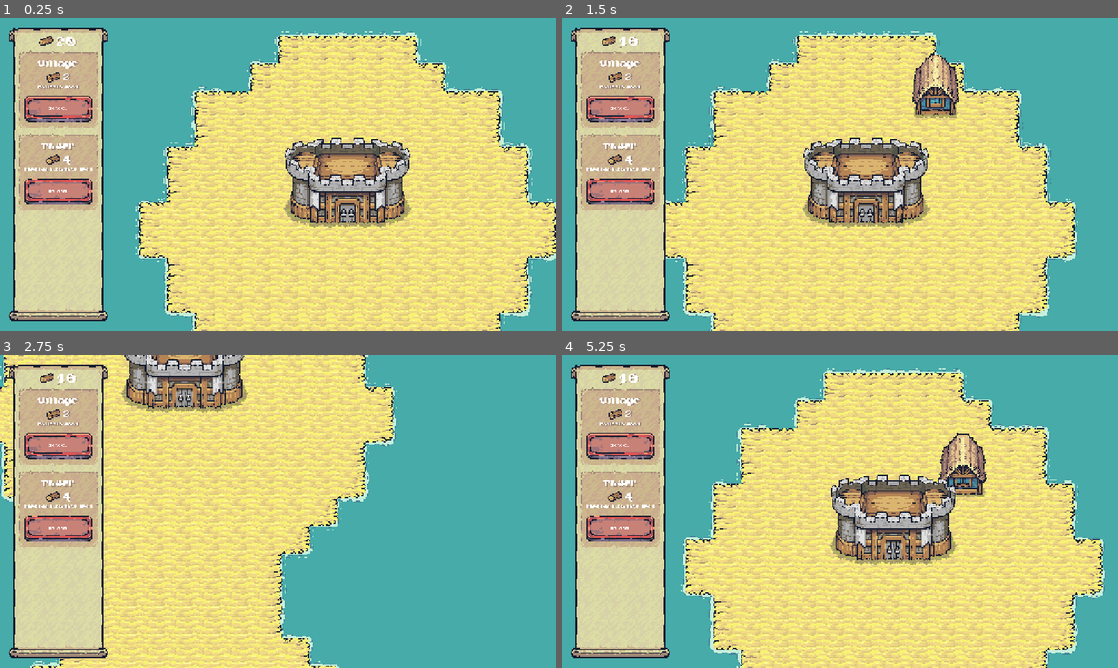
Above: before the commit, frames 1-4 (two rows, left to right).
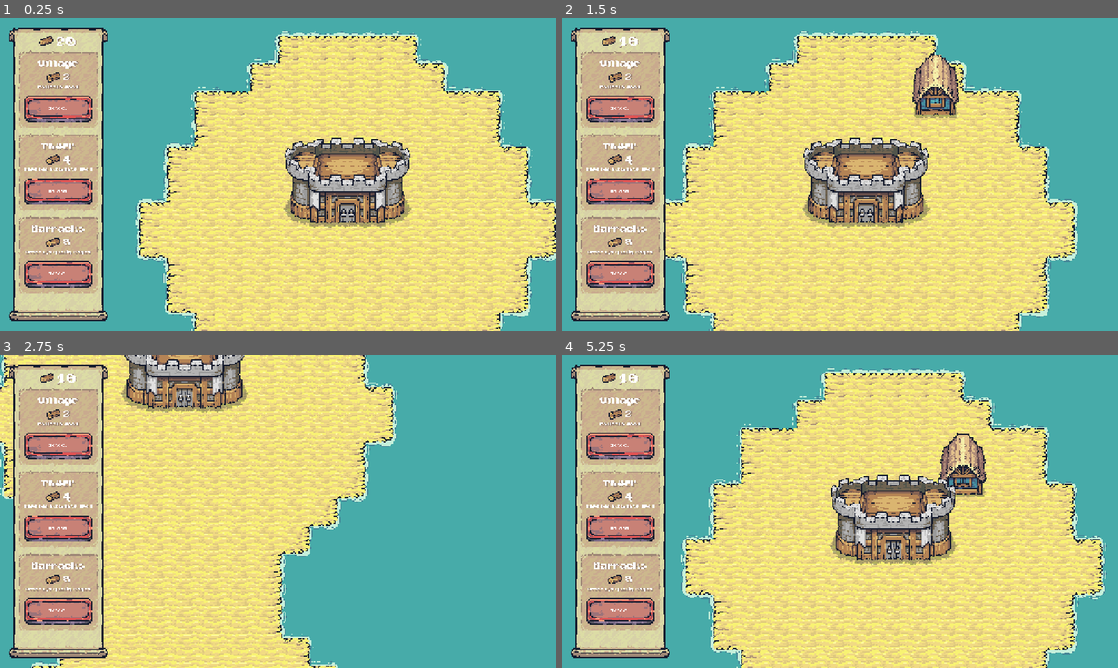
Above: after the commit, the same moments.

Repository: fkemeh18/grid-demo
Game: Godot game, scene res://Scenes/Levels/level_100.tscn
Two runs of this game, one before a commit and one after it. Both use one fixed random seed, a clock stepped at 60 frames per second and the inputs below. This scene is started directly instead of the project's main scene.
Inputs (mouse positions are in pixels of both pictures, inside the frame that each line leads up to):
- Up to frame 1 (0.25 s): no input
- Up to frame 2 (1.5 s): click "Select" at 0.5 s; move the mouse to (962, 158) at 1.27 s; hold D (pan_right) from 1.28 s (still down); click (962, 158) at 1.35 s
- Up to frame 3 (2.75 s): move the mouse to (166, 527) at 2.02 s; release D (pan_right) at 2.03 s; hold S (pan_down) from 2.03 s (still down); click (166, 527) at 2.1 s
- Up to frame 4 (5.25 s): move the mouse to (895, 442) at 2.77 s; release S (pan_down) at 2.78 s; hold D (pan_right) 2.78-3.53 s; click (895, 442) at 2.85 s; move the mouse to (812, 574) at 3.52 s; hold W (pan_up) 3.53-4.28 s; click (812, 574) at 3.6 s; move the mouse to (1006, 558) at 4.27 s; hold A (pan_left) from 4.28 s (still down); click (1006, 558) at 4.35 s; move the mouse to (673, 464) at 5.02 s; click (673, 464) at 5.1 s

The runs differ from the first frame. In frame 1, 4.4% of the frame differs, in the area x 3-100%, y 4-100%; in frame 2, 4.4%; in frame 3, 4.0%; in frame 4, 4.4%.

Commit message:
Barracks Update
In addition to the barracks being added to the game, the functionality of the highlight tile map layer has been updated to portray the area that the barracks affects. This causes the goblin camps to be highlighted, while not highlighting other established buildings, as well as allowing only the barracks to be built in goblin camp territory.

Diff:
--- /dev/null
+++ b/Resources/Custom/Buildings/barracks.tres
@@ -0,0 +1,16 @@
+[gd_resource type="Resource" script_class="BuildingResource" format=3 uid="uid://du3quw2oslebn"]
+
+[ext_resource type="PackedScene" uid="uid://bwhnt8yi48gc7" path="res://Scenes/Buildings/barracks.tscn" id="1_48ymp"]
+[ext_resource type="Script" uid="uid://dj3x22bpxcd2v" path="res://Scripts/ResourceScripts/Buildings/building_resource.gd" id="1_espqw"]
+[ext_resource type="PackedScene" uid="uid://7notxvt14s7l" path="res://Scenes/Buildings/Sprites/barracks_sprite.tscn" id="3_6ctis"]
+
+[resource]
+script = ExtResource("1_espqw")
+display_name = "Barracks"
+description = "Destroys goblin camps"
+dimensions = Vector2i(5, 2)
+attack_radius = 4
+resource_cost = 8
+building_scene = ExtResource("1_48ymp")
+sprite_scene = ExtResource("3_6ctis")
+metadata/_custom_type_script = "uid://dj3x22bpxcd2v"
--- /dev/null
+++ b/Scenes/Buildings/Sprites/barracks_sprite.tscn
@@ -0,0 +1,9 @@
+[gd_scene format=3 uid="uid://7notxvt14s7l"]
+
+[ext_resource type="Texture2D" uid="uid://kvnwl2j0x8bn" path="res://Assets/Buildings/Castle_Blue.png" id="1_n6kct"]
+
+[node name="BarracksSprite" type="Sprite2D" unique_id=476051895]
+position = Vector2(160, 96)
+texture = ExtResource("1_n6kct")
+centered = false
+offset = Vector2(-160, -224)
--- /dev/null
+++ b/Scenes/Buildings/barracks.tscn
@@ -0,0 +1,19 @@
+[gd_scene format=3 uid="uid://bwhnt8yi48gc7"]
+
+[ext_resource type="Script" uid="uid://bek41ijihct6k" path="res://Scripts/Buildings/buildings.gd" id="1_epg8a"]
+[ext_resource type="PackedScene" uid="uid://liji1b5j4u6a" path="res://Scenes/Components/building_component.tscn" id="1_t16mb"]
+[ext_resource type="PackedScene" uid="uid://cutbk56iji1d" path="res://Scenes/Components/building_animator_component.tscn" id="2_epg8a"]
+[ext_resource type="PackedScene" uid="uid://7notxvt14s7l" path="res://Scenes/Buildings/Sprites/barracks_sprite.tscn" id="3_t16mb"]
+
+[node name="Barracks" type="Node2D" unique_id=2078668519 node_paths=PackedStringArray("animator_component")]
+y_sort_enabled = true
+script = ExtResource("1_epg8a")
+animator_component = NodePath("BuildingAnimatorComponent")
+
+[node name="BuildingComponent" parent="." unique_id=1013691913 node_paths=PackedStringArray("_animator_component") instance=ExtResource("1_t16mb")]
+_building_resource_path = "uid://du3quw2oslebn"
+_animator_component = NodePath("../BuildingAnimatorComponent")
+
+[node name="BuildingAnimatorComponent" parent="." unique_id=1613588455 instance=ExtResource("2_epg8a")]
+
+[node name="BarracksSprite" parent="BuildingAnimatorComponent" unique_id=476051895 instance=ExtResource("3_t16mb")]
--- a/Scenes/Levels/level_100.tscn
+++ b/Scenes/Levels/level_100.tscn
@@ -26,7 +26,7 @@
 position = Vector2(640, 1024)
 
 [node name="GoblinCamp" parent="TMLs/YSortRoot" parent_id_path=PackedInt32Array(505001936) index="5" unique_id=2029593927 instance=ExtResource("3_w5vu7")]
-position = Vector2(512, 704)
+position = Vector2(512, 832)
 
 [node name="GoblinCamp2" parent="TMLs/YSortRoot" parent_id_path=PackedInt32Array(505001936) index="6" unique_id=2110190963 instance=ExtResource("3_w5vu7")]
-position = Vector2(704, 704)
+position = Vector2(704, 832)
--- a/Scenes/UI/game_ui.tscn
+++ b/Scenes/UI/game_ui.tscn
@@ -5,6 +5,7 @@
 [ext_resource type="Script" uid="uid://dj3x22bpxcd2v" path="res://Scripts/ResourceScripts/Buildings/building_resource.gd" id="2_lolt2"]
 [ext_resource type="Resource" uid="uid://dy1cir41tjt3f" path="res://Resources/Custom/Buildings/tower.tres" id="3_tig4k"]
 [ext_resource type="Resource" uid="uid://clq04tbn1cvrs" path="res://Resources/Custom/Buildings/village.tres" id="4_plf53"]
+[ext_resource type="Resource" uid="uid://du3quw2oslebn" path="res://Resources/Custom/Buildings/barracks.tres" id="5_p8jce"]
 [ext_resource type="PackedScene" uid="uid://cwhj30aixnk11" path="res://Scenes/UI/building_section.tscn" id="6_tig4k"]
 [ext_resource type="Texture2D" uid="uid://bhqjkj3p62wsi" path="res://Assets/UI/wood_icon.png" id="7_plf53"]
 
@@ -15,7 +16,7 @@
 [node name="GameUI" type="CanvasLayer" unique_id=1188910722 node_paths=PackedStringArray("_button_manager", "building_section_container", "_resource_label")]
 script = ExtResource("1_vo2tu")
 _button_manager = NodePath("MarginContainer/ButtonManager")
-_building_resources = Array[ExtResource("2_lolt2")]([ExtResource("4_plf53"), ExtResource("3_tig4k")])
+_building_resources = Array[ExtResource("2_lolt2")]([ExtResource("4_plf53"), ExtResource("3_tig4k"), ExtResource("5_p8jce")])
 building_section_container = NodePath("MarginContainer/PanelContainer/VBoxContainer/BuildingSectionContainer")
 _building_section = ExtResource("6_tig4k")
 _resource_label = NodePath("MarginContainer/PanelContainer/VBoxContainer/HBoxContainer/ResourceLabel")
--- a/Scripts/Management/Methods/grid_methods.gd
+++ b/Scripts/Management/Methods/grid_methods.gd
@@ -26,11 +26,12 @@
 	else:
 		return null
 
-	return first_tml_key ###
+	return first_tml_key
 
 static func get_is_area_valid(gm: GridManager,
 							tile_list: Array[Vector2i],
-							target_elevation_layer: ElevationLayer) -> bool:
+							target_elevation_layer: ElevationLayer,
+							tiles_to_check: Dictionary[Vector2i, bool]) -> bool:
 	var is_area_valid = tile_list.all(func(tile_pos):
 #		checks the tilemaplayer of each tile
 		var valid_dict = gm._get_tile_custom_data(tile_pos,
@@ -49,7 +50,7 @@
 #		passes for the tile if builidable is true for it on that layer,
 		return (valid_dict[valid_tml]
 #		if the tile is valid for building at that location,
-				&& gm._highlight_tml._valid_buildable_tiles.has(tile_pos)
+				&& tiles_to_check.has(tile_pos)
 #		and if the elevation level is the same as the target elevation
 				&& elevation_layer == target_elevation_layer))
 
@@ -59,11 +60,14 @@
 	gm._highlight_tml._all_tiles_in_buildable_radius.clear()
 	gm._highlight_tml._built_tile_locations.clear()
 	gm._highlight_tml._valid_buildable_tiles.clear()
+	gm._highlight_tml._valid_attack_tiles.clear()
 	gm._highlight_tml._collected_resource_tiles.clear()
+	gm._highlight_tml._goblin_occupied_tiles.clear()
 
 static func update_tiles_for_other_bcs(buildings: Array[BuildingComponent],
 										gm: GridManager) -> void:
 	for building in buildings:
+		gm._highlight_tml._update_goblin_occupied_tiles(building, gm)
 		gm._highlight_tml._update_valid_buildable_tiles(building, gm)
 		gm._highlight_tml._update_collected_resource_tiles(building, gm)
 
@@ -104,7 +108,7 @@
 			var tile_pos = Vector2i(i, j)
 			var custom_data = filter_func.call(Rect2i(tile_pos, pos.size))
 			var data_key = custom_data.keys()
-			if data_key.size() != 0:
+			if data_key.size() != 0 && radius > 0:
 				if ((!is_tile_inside_circle(tile_area_center, tile_pos, radius + radius_mod )) || !(custom_data.get(data_key[0]))): continue
 				tiles[tile_pos] = true
 
--- a/Scripts/Management/building_manager.gd
+++ b/Scripts/Management/building_manager.gd
@@ -22,6 +22,9 @@
 
 var _available_resource_count = func() -> int:
 	return _base_resource_count + _curr_resource_count - _used_resource_count
+
+#var is_attack_tiles = func() -> bool:
+	#return _building_resource.attack_radius > 0
 
 func _ready():
 	_grid_manager._highlight_tml._resource_tiles_updated.connect(
@@ -77,11 +80,15 @@
 			_update_grid_display()
 
 func _update_grid_display() -> void:
-	_grid_manager._update_grid()
+	_grid_manager._update_grid(_building_resource.is_attack_building())
 
 	if _is_building_placable(_grid_manager._hovered_rect_pos):
 		_grid_manager._update_expanded_tiles(_grid_manager._hovered_rect_pos,
 			_building_resource.buildable_radius)
+		if _building_resource.is_attack_building():
+			_grid_manager._highlight_tml.highlight_attack_tiles(
+				_grid_manager._hovered_rect_pos,
+				_building_resource.attack_radius, _grid_manager)
 		_grid_manager._update_resource_tiles(_grid_manager._hovered_rect_pos,
 			_building_resource.resource_radius)
 		_grid_manager._cursor_tml._ghost_cursor._set_valid()
@@ -90,8 +97,8 @@
 	_grid_manager._cursor_tml._ghost_cursor.play_hover_animation()
 
 func _is_building_placable(pos: Rect2i) -> bool:
-
-	var all_tiles_buildable = _grid_manager._is_area_currently_buildable(pos)
+	var all_tiles_buildable = _grid_manager._is_area_currently_buildable(pos,
+										_building_resource.is_attack_building())
 
 	return all_tiles_buildable && (_available_resource_count.call()
 			>= _building_resource.resource_cost)
--- a/Scripts/Management/button_manager.gd
+++ b/Scripts/Management/button_manager.gd
@@ -15,4 +15,8 @@
 						game_ui: GameUI, gm: GridManager) -> void:
 	game_ui._pressed_button_type.emit(button)
 	gm._cursor_tml._toggle_visibility_on()
-	gm._update_highlight_tiles()
+
+	var tile_update = (func() -> void:
+		gm._update_highlight_tiles(game_ui._building_manager._building_resource
+									.is_attack_building()))
+	tile_update.call_deferred()
--- a/Scripts/Management/grid_manager.gd
+++ b/Scripts/Management/grid_manager.gd
@@ -45,10 +45,10 @@
 func _is_cell_in_view_of_a_building(pos: Vector2i) -> bool:
 	return _highlight_tml._all_tiles_in_buildable_radius.has(pos)
 
-func _is_cell_currently_buildable(pos: Vector2i) -> bool:
-	return _highlight_tml._valid_buildable_tiles.has(pos)
+#func _is_cell_currently_buildable(pos: Vector2i) -> bool:
+	#return _highlight_tml._valid_buildable_tiles.has(pos)
 
-func _is_area_currently_buildable(pos: Rect2i) -> bool:
+func _is_area_currently_buildable(pos: Rect2i, is_attack_tiles: bool) -> bool:
 	var tiles := GridMethods.to_tiles(pos)
 
 #	stops if there are no checkable tiles
@@ -56,11 +56,18 @@
 
 	var tile_list = tiles.keys()
 	var first_tml = GridMethods.get_first_tml(tile_list, self)
+
 #	gets the elevation of the layer of the first checkable tile
 	var target_elevation_layer = (_tile_map_elevations.get(first_tml) if first_tml != null else null) # Ternary operator
 
+	var temp_tiles = _get_buildable_tile_dict(is_attack_tiles)
+	var tiles_to_check = temp_tiles.duplicate()
+	if is_attack_tiles:
+		for tile in _highlight_tml._built_tile_locations:
+			tiles_to_check.erase(tile)
+
 	var is_area_valid = GridMethods.get_is_area_valid(self, tile_list,
-														target_elevation_layer)
+										target_elevation_layer, tiles_to_check)
 	return is_area_valid
 
 func _on_placed_building(bc: BuildingComponent) -> void:
@@ -71,13 +78,18 @@
 func _on_destroyed_building(bc: BuildingComponent) -> void:
 	_refresh_grid()
 
-func _update_grid() -> void:
+func _update_grid(is_attack_tiles: bool) -> void:
 	_highlight_tml._clear()
-	_update_highlight_tiles()
-	_highlight_tml.highlight_goblin_occupied_tiles()
 
-func _update_highlight_tiles() -> void:
-	_highlight_tml.highlight_buildable_tiles()
+	if is_attack_tiles:
+		_highlight_tml.highlight_goblin_occupied_tiles()
+		_update_highlight_tiles(true)
+	else:
+		_update_highlight_tiles(false)
+		_highlight_tml.highlight_goblin_occupied_tiles()
+
+func _update_highlight_tiles(is_attack_tiles: bool) -> void:
+	_highlight_tml.highlight_buildable_tiles(is_attack_tiles, self)
 
 func _update_expanded_tiles(pos: Rect2i, radius: int) -> void:
 	_highlight_tml.highlight_expanded_buildable_tiles(pos, radius, self)
@@ -90,7 +102,6 @@
 
 	var buildings = BuildingComponent.get_valid_building_components(self)
 
-	#affects here
 	GridMethods.update_tiles_for_other_bcs(buildings, self)
 	GridMethods.emit_tile_updates(self)
 
@@ -98,6 +109,12 @@
 		current_layer: Node2D) -> Dictionary[TileMapLayer, bool]:
 	var layer_list = GridMethods.get_layer_list(current_layer, self)
 	return layer_list
+
+func _get_buildable_tile_dict(is_attack_tiles: bool
+								) -> Dictionary[Vector2i,bool]:
+	var dict = (_highlight_tml._valid_buildable_tiles
+		if is_attack_tiles == false else _highlight_tml._valid_attack_tiles)
+	return dict
 
 func _map_layers_to_elevations() -> void:
 	for layer in _all_tile_map_layers:
--- a/Scripts/ResourceScripts/Buildings/building_resource.gd
+++ b/Scripts/ResourceScripts/Buildings/building_resource.gd
@@ -14,6 +14,8 @@
 @export_custom(PROPERTY_HINT_NONE,"",
 				PROPERTY_USAGE_DEFAULT) var danger_radius: int
 @export_custom(PROPERTY_HINT_NONE,"",
+				PROPERTY_USAGE_DEFAULT) var attack_radius: int
+@export_custom(PROPERTY_HINT_NONE,"",
 				PROPERTY_USAGE_DEFAULT) var resource_cost: int
 @export_custom(PROPERTY_HINT_NONE,"",
 				PROPERTY_USAGE_DEFAULT) var is_deletable: bool = true
@@ -21,3 +23,6 @@
 				PROPERTY_USAGE_DEFAULT) var building_scene: PackedScene
 @export_custom(PROPERTY_HINT_NONE,"",
 				PROPERTY_USAGE_DEFAULT) var sprite_scene: PackedScene
+
+func is_attack_building() -> bool:
+	return attack_radius > 0
--- a/Scripts/TileMapLayers/highlight_tile_map_l.gd
+++ b/Scripts/TileMapLayers/highlight_tile_map_l.gd
@@ -14,9 +14,11 @@
 var _goblin_atlas_coords = Vector2i(2,0)
 var _all_tiles_in_buildable_radius: Dictionary[Vector2i, bool]
 var _valid_buildable_tiles: Dictionary[Vector2i, bool]
+var _valid_attack_tiles: Dictionary[Vector2i, bool]
 var _built_tile_locations: Dictionary[Vector2i, bool]
 var _collected_resource_tiles: Dictionary[Vector2i, bool]
 var _goblin_occupied_tiles: Dictionary[Vector2i, bool]
+
 var _return_all_tiles = func(pos: Rect2i) -> Dictionary[Vector2i, bool]:
 	var dict : Dictionary[Vector2i, bool] = {Vector2i(0, 0): true}
 	return dict
@@ -24,8 +26,8 @@
 func _clear() -> void:
 	clear()
 
-func highlight_buildable_tiles() -> void:
-	for tile_pos in _valid_buildable_tiles:
+func highlight_buildable_tiles(is_attack_tiles: bool, gm: GridManager) -> void:
+	for tile_pos in gm._get_buildable_tile_dict(is_attack_tiles):
 		set_cell(tile_pos, 0, Vector2i())
 
 func highlight_expanded_buildable_tiles(pos: Rect2i, radius: int,
@@ -36,9 +38,20 @@
 		expanded_tiles.erase(tile)
 	for tile in _built_tile_locations:
 		expanded_tiles.erase(tile)
-	for tile in _goblin_occupied_tiles:
-		expanded_tiles.erase(tile)
+
 	for tile_pos in expanded_tiles:
+		set_cell(tile_pos, 0, _green_atlas_coords)
+
+func highlight_attack_tiles(pos: Rect2i, radius: int, gm: GridManager) -> void:
+	var attack_tiles = _get_valid_tiles_in_radius(pos, radius, gm)
+
+	for tile in _valid_attack_tiles:
+		attack_tiles.erase(tile)
+
+	#for tile in _built_tile_locations:
+		#attack_tiles.erase(tile)
+
+	for tile_pos in attack_tiles:
 		set_cell(tile_pos, 0, _green_atlas_coords)
 
 func highlight_resource_tiles(pos: Rect2i, radius: int,
@@ -96,6 +109,8 @@
 	for existing_bc in _built_tile_locations:
 		_valid_buildable_tiles.erase(existing_bc)
 
+	_valid_attack_tiles.merge(_valid_buildable_tiles)
+
 	for goblin_tile in _goblin_occupied_tiles:
 		_valid_buildable_tiles.erase(goblin_tile)
 
@@ -132,9 +147,6 @@
 	if comp.building_resource.danger_radius > 0:
 		var tiles_in_radius = _get_valid_tiles_in_radius(grid_rect_pos, radius, gm)
 
-		#for built_tile in _built_tile_locations:
-			#tiles_in_radius.erase(built_tile)
-
 		_goblin_occupied_tiles.merge(tiles_in_radius)
 
 		for built_tile in _built_tile_locations:
Binary file added: Assets/Buildings/Castle_Blue.png
Not shown, added: Assets/Buildings/Castle_Blue.png.import
